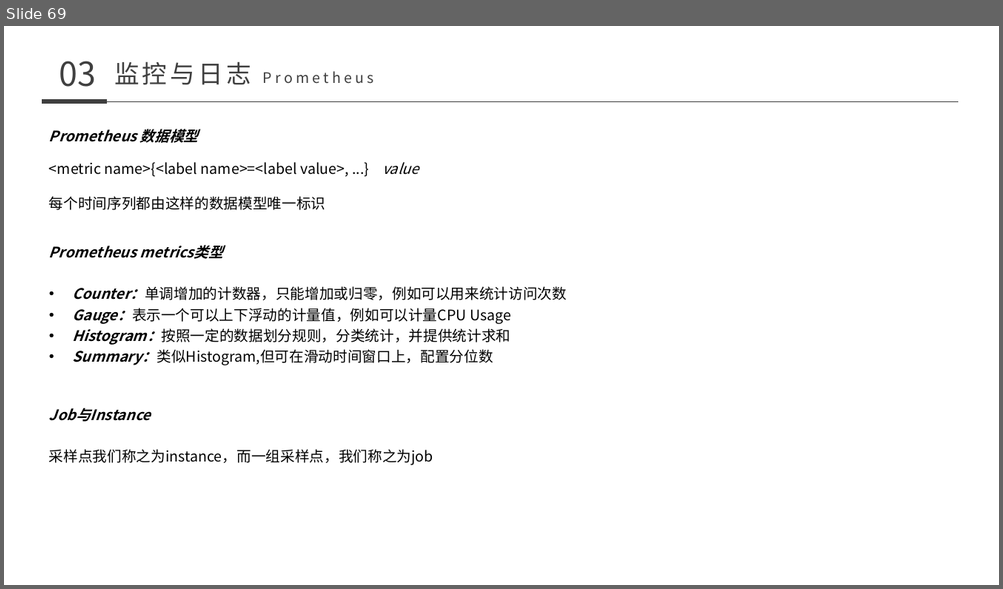
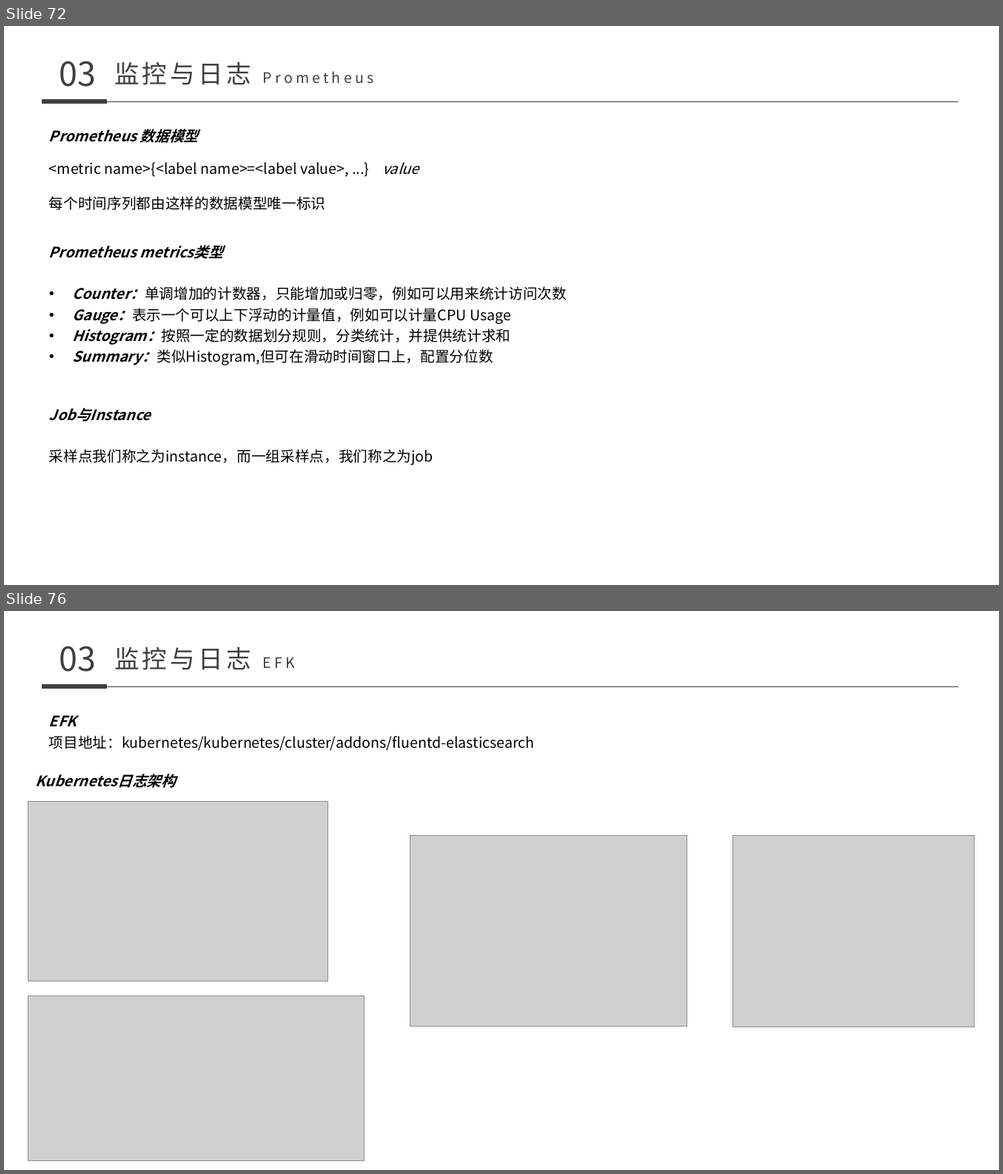
Before and after one commit to nutionMedivn/Kubernetes-training-camp, a slide deck: 基础/008-011 kubernetes.pptx. Shown one above the other, each under a label of ours: slide 69 before the commit, slides 72 and 76 after it; the slides between them are not shown. The pictures are 1003x589 and 1003x1174 pixels, drawn with LibreOffice and Linux fonts; fonts in the diff are those of the drawing; grey boxes stand for pictures. Boxes give left, top, right and bottom in pixels: in the first picture for what was removed or moved away, otherwise in the second. Text is boxed around its words. In the diff, an @@ line names an element or a change of style, - is before the commit and + after.

```diff
--- a/基础/008-011 kubernetes.pptx
+++ b/基础/008-011 kubernetes.pptx
@@ slide 76 added at (x1=4, y1=611, x2=999, y2=1170), background #FFFFFF @@
@@ text added at (x1=60, y1=646, x2=96, y2=672), 32 pt, text #3F3F3F @@
+03
@@ text added at (x1=114, y1=647, x2=251, y2=670), 24 pt, text #3F3F3F @@
+监控与日志 EFK
@@ line added from (42, 686) to (107, 686), #3F3F3F 4.5 pt @@
@@ line added from (107, 686) to (959, 686), #3F3F3F 0.5 pt @@
@@ text added at (x1=49, y1=715, x2=535, y2=751), 14 pt, text #000000 @@
+EFK
+项目地址：kubernetes/kubernetes/cluster/addons/fluentd-elasticsearch
@@ text added at (x1=36, y1=774, x2=176, y2=788), 14 pt, text #000000, bold, italic @@
+Kubernetes日志架构
@@ picture added at (x1=28, y1=801, x2=328, y2=981) @@
@@ picture added at (x1=410, y1=835, x2=687, y2=1027) @@
@@ picture added at (x1=733, y1=835, x2=975, y2=1028) @@
@@ picture added at (x1=28, y1=996, x2=364, y2=1162) @@
@@ what was slide 69 is now slide 72 @@
```
Also in this commit, not shown: 3 slides changed, 6 other slides added, 5 slides removed.
